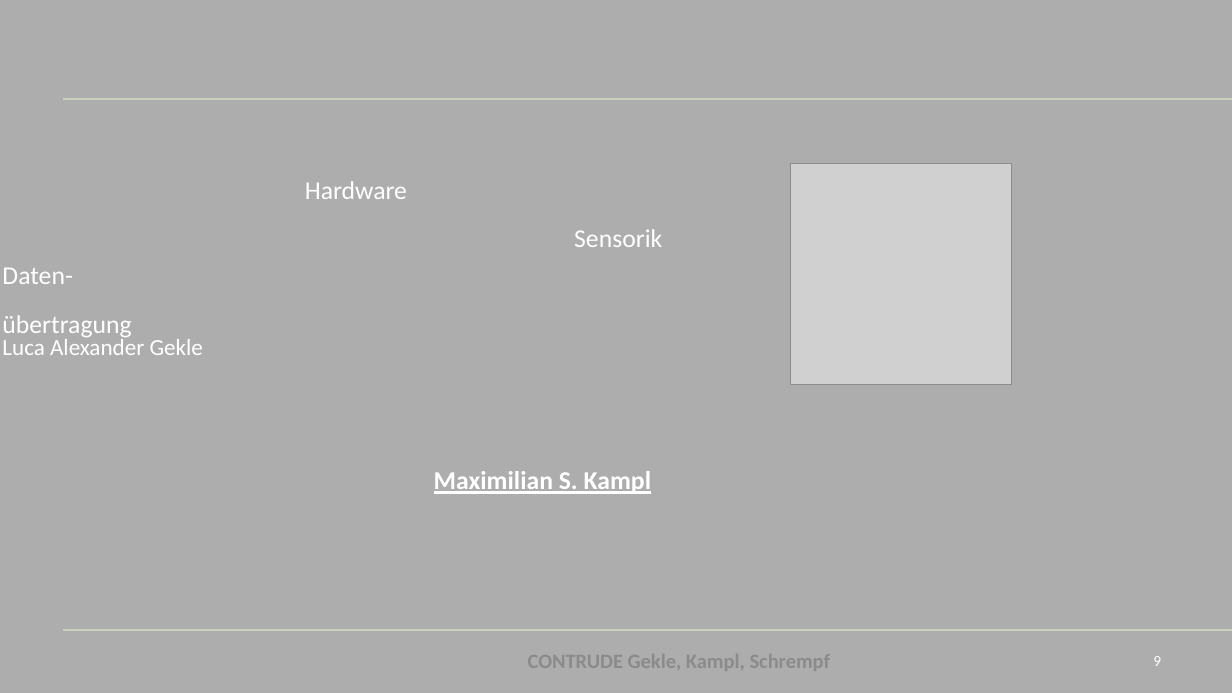
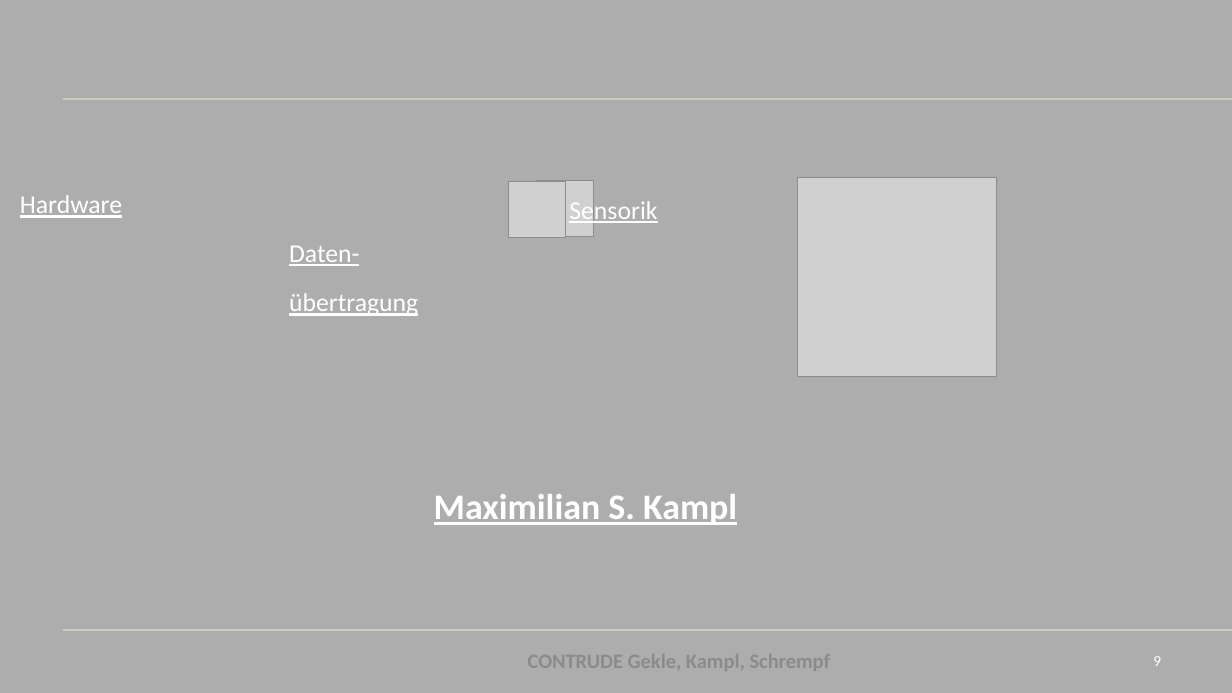
Before and after one commit to bitsneak/Contrude, a slide deck: slide 9 of Diplomarbeit/doc/Presentations/DA-Präsentation2024_Zweitpräsentation.pptx. Drawn at 1232x693 pixels with LibreOffice and Linux fonts; fonts in the diff are those of the drawing; grey boxes stand for pictures; background and template pictures are left out; a plain dark background stands for a picture behind light text. Boxes give left, top, right and bottom in pixels: in the first picture for what was removed or moved away, otherwise in the second. Text is boxed around its words. In the diff, an @@ line names an element or a change of style, - is before the commit and + after.

```diff
--- a/Diplomarbeit/doc/Presentations/DA-Präsentation2024_Zweitpräsentation.pptx
+++ b/Diplomarbeit/doc/Presentations/DA-Präsentation2024_Zweitpräsentation.pptx
@@ picture: place and size @@
-picture at bbox=[790, 164, 1012, 385]
+picture at bbox=[798, 177, 996, 376]
@@ text "Hardware": place and size @@
-text "Hardware" at bbox=[305, 181, 407, 199]
+text "Hardware" at bbox=[20, 195, 122, 218]
@@ picture added at bbox=[508, 181, 565, 238] @@
@@ picture added at bbox=[537, 180, 593, 237] @@
@@ text "Sensorik": place and size @@
-text "Sensorik" at bbox=[574, 229, 662, 247]
+text "Sensorik" at bbox=[569, 198, 657, 225]
@@ underline on in 3 elements at bbox=[569, 198, 657, 225], bbox=[20, 195, 122, 218], bbox=[289, 246, 418, 316] @@
@@ text "Daten-": place and size @@
-text "Daten-" at bbox=[2, 268, 131, 337]
+text "Daten-" at bbox=[289, 246, 418, 316]
@@ text in rectangle at bbox=[2, 336, 203, 355]: text removed @@
-Luca Alexander Gekle
@@ text "Maximilian S. Kampl": place and size @@
-text "Maximilian S. Kampl" at bbox=[434, 471, 651, 494]
+text "Maximilian S. Kampl" at bbox=[434, 494, 737, 525]
@@ text "Maximilian S. Kampl" at bbox=[434, 494, 737, 525]: size 20 to 28 pt @@
```
Also in this commit, not shown: 8 other slides changed, 1 slide added, 1 slide removed, 1 other file.
